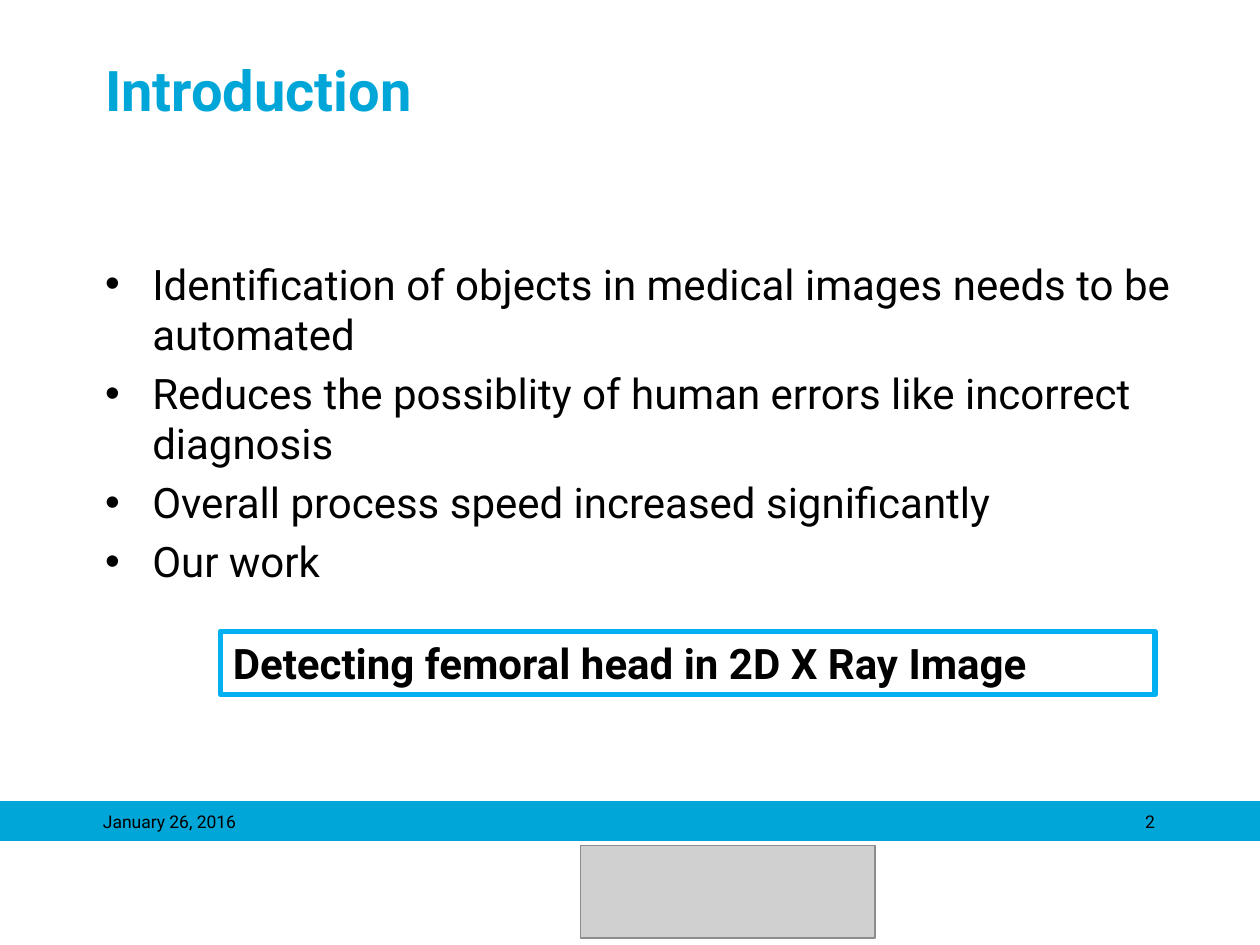
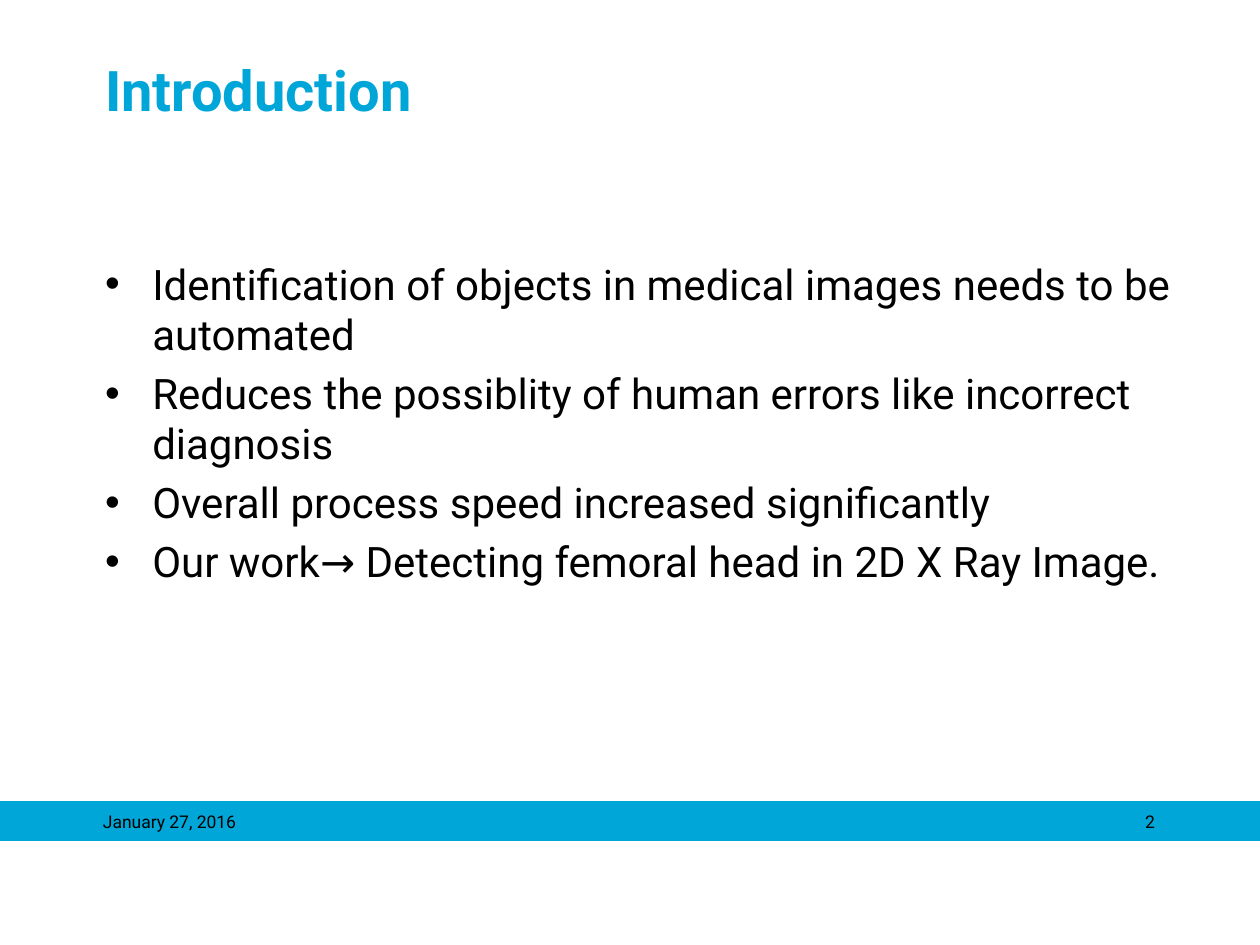
Before and after one commit to mariasv/MM_MedVis_Project, a slide deck: slide 2 of ppt/Object Detection in Medical Images_maria.pptx. Drawn at 1260x945 pixels with LibreOffice and Linux fonts; fonts in the diff are those of the drawing; grey boxes stand for pictures; background and template pictures are left out. Boxes give left, top, right and bottom in pixels: in the first picture for what was removed or moved away, otherwise in the second. Text is boxed around its words. In the diff, an @@ line names an element or a change of style, - is before the commit and + after.

```diff
--- a/ppt/Object Detection in Medical Images_maria.pptx
+++ b/ppt/Object Detection in Medical Images_maria.pptx
@@ text at (x1=152, y1=545, x2=1160, y2=586): text changed @@
-• Our work
+• Our work→ Detecting femoral head in 2D X Ray Image.
@@ rectangle removed at (x1=220, y1=631, x2=1155, y2=694) @@
-Detecting femoral head in 2D X Ray Image
@@ text at (x1=103, y1=815, x2=236, y2=832): text changed @@
-January 26, 2016
+January 27, 2016
@@ picture removed at (x1=581, y1=845, x2=876, y2=937) @@
```
Also in this commit, not shown: 14 other slides changed, 2 slides added, 3 slides removed.
